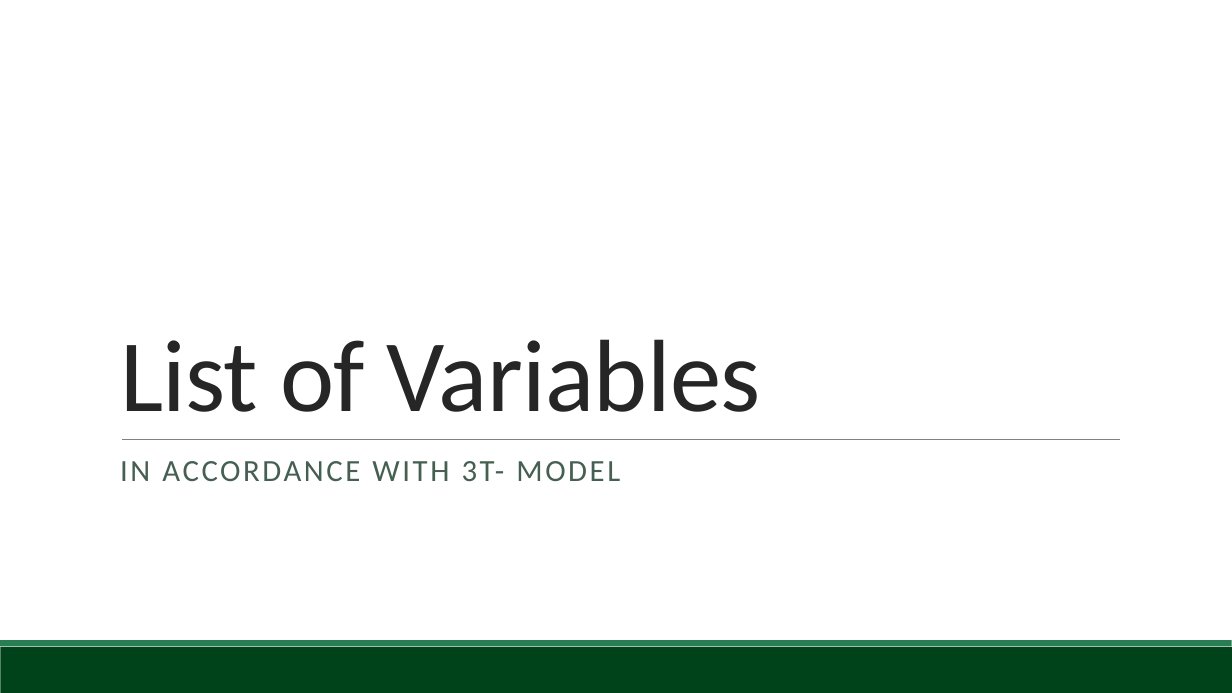
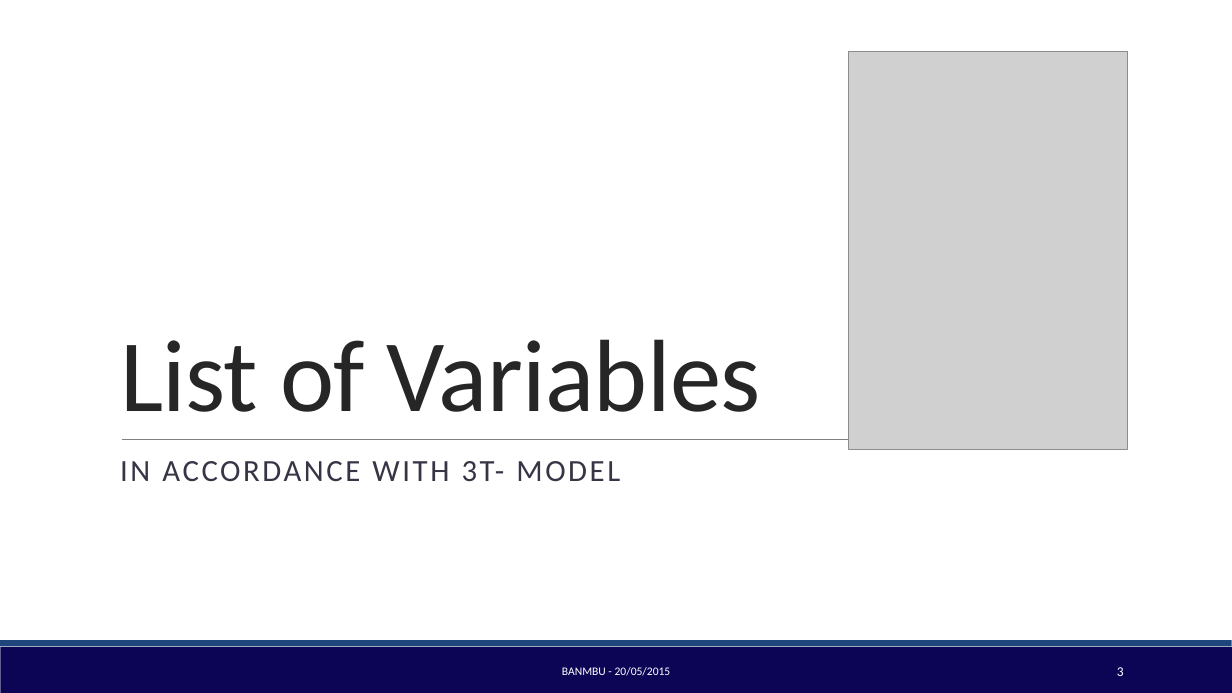
Before and after one commit to BambuGMS/Industry-Analysis-Report, a slide deck: slide 3 of Assignments/Presentations/2015.05.20Presentation_2.pptx. Drawn at 1232x693 pixels with LibreOffice and Linux fonts; fonts in the diff are those of the drawing; grey boxes stand for pictures. Boxes give left, top, right and bottom in pixels: in the first picture for what was removed or moved away, otherwise in the second. Text is boxed around its words. In the diff, an @@ line names an element or a change of style, - is before the commit and + after.

```diff
--- a/Assignments/Presentations/2015.05.20Presentation_2.pptx
+++ b/Assignments/Presentations/2015.05.20Presentation_2.pptx
@@ picture added at (849, 51, 1128, 450) @@
@@ text "IN ACCORDANCE WITH 3T- MODEL" at (120, 461, 620, 482): text colour #455F51 to #373545 @@
@@ rectangle at (0, 647, 1232, 693): fill #004219 to #0C0555 @@
@@ rectangle at (0, 640, 1232, 647): fill #297D53 to #1E467C @@
@@ text added at (562, 667, 671, 676), 9 pt, text #FFFFFF @@
+BANMBU - 20/05/2015
@@ page number added at (1117, 667, 1124, 676), 10.5 pt, text #FFFFFF @@
+3
```
Also in this commit, not shown: 7 other slides changed, 2 slides added, 3 slides removed.
